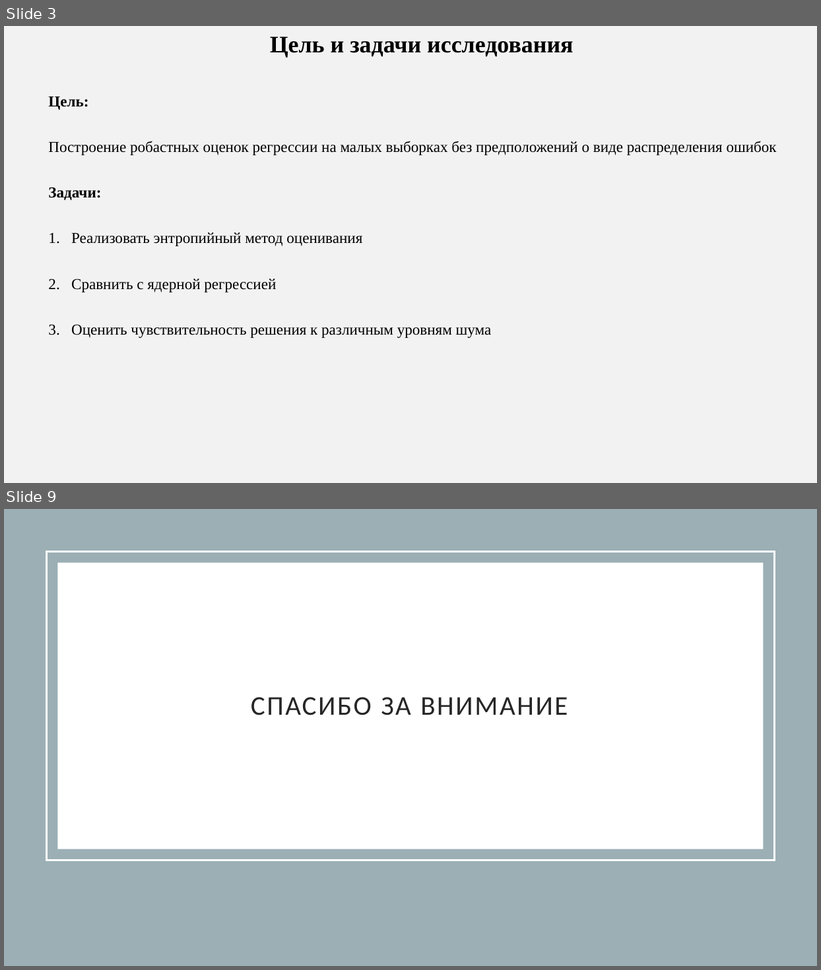
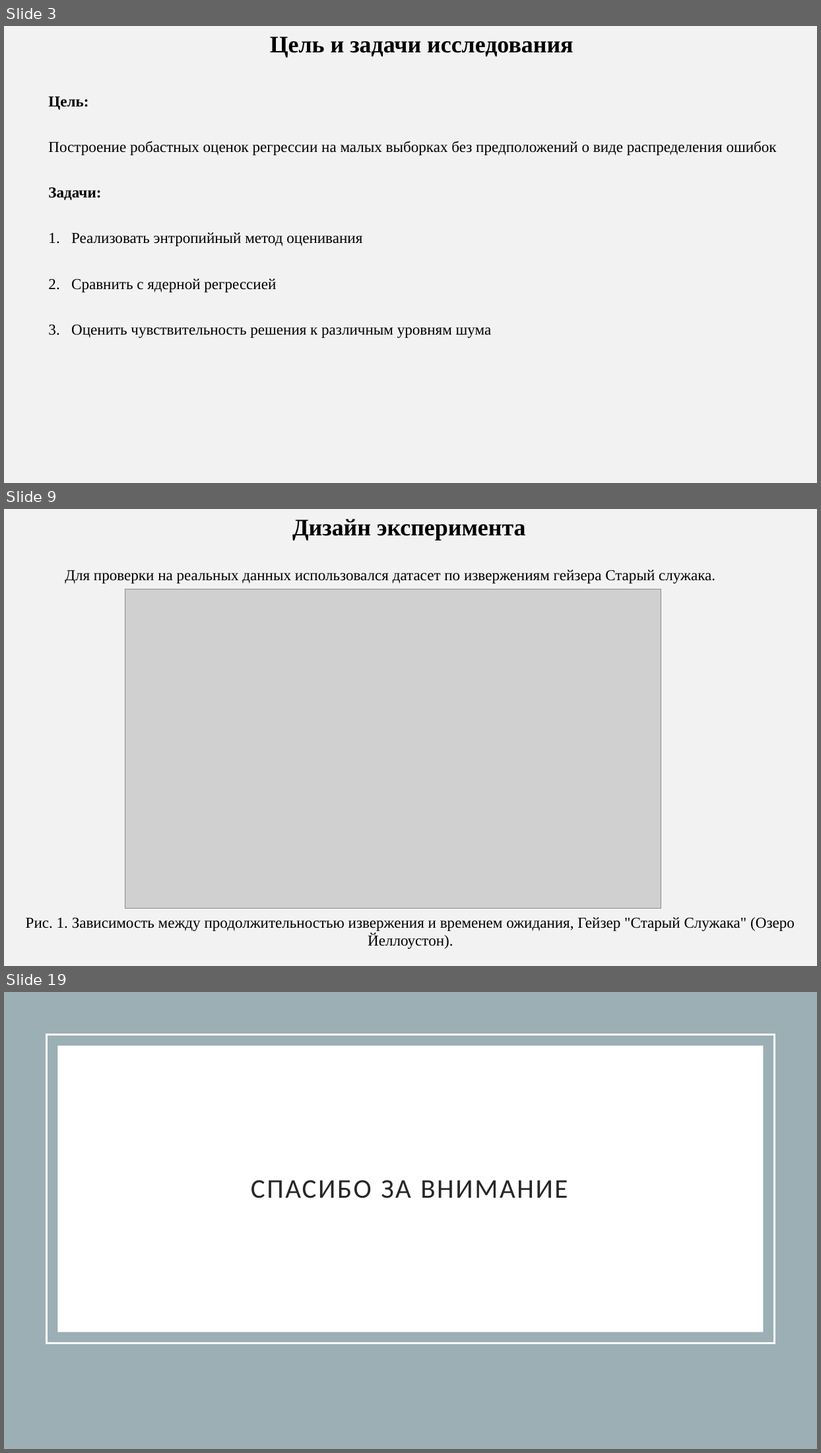
Before and after one commit to AnfimovAleksandr/mag_diploma, a slide deck: Тезис_для_конференции/Anfimov_tezis.pptx. Shown one above the other, each under a label of ours: slides 3 and 9 before the commit, slides 3, 9 and 19 after it; the slides between them are not shown. The pictures are 821x970 and 821x1453 pixels, drawn with LibreOffice and Linux fonts; fonts in the diff are those of the drawing; grey boxes stand for pictures. Boxes give left, top, right and bottom in pixels: in the first picture for what was removed or moved away, otherwise in the second. Text is boxed around its words. In the diff, an @@ line names an element or a change of style, - is before the commit and + after.

```diff
--- a/Тезис_для_конференции/Anfimov_tezis.pptx
+++ b/Тезис_для_конференции/Anfimov_tezis.pptx
@@ slide 9 added at (x1=4, y1=509, x2=817, y2=966), background #F2F2F2 @@
@@ text added at (x1=292, y1=519, x2=525, y2=540), 28 pt, text #000000, bold @@
+Дизайн эксперимента
@@ text added at (x1=65, y1=570, x2=715, y2=584), 18 pt, text #000000 @@
+Для проверки на реальных данных использовался датасет по извержениям гейзера Старый служака.
@@ picture added at (x1=125, y1=589, x2=661, y2=908) @@
@@ text added at (x1=26, y1=918, x2=795, y2=949), 18 pt, text #000000 @@
+Рис. 1. Зависимость между продолжительностью извержения и временем ожидания, Гейзер "Старый Служака" (Озеро Йеллоустон).
@@ what was slide 9 is now slide 19 @@
```
Also in this commit, not shown: 5 slides changed, 10 other slides added, 1 slide removed, 11 other files.
